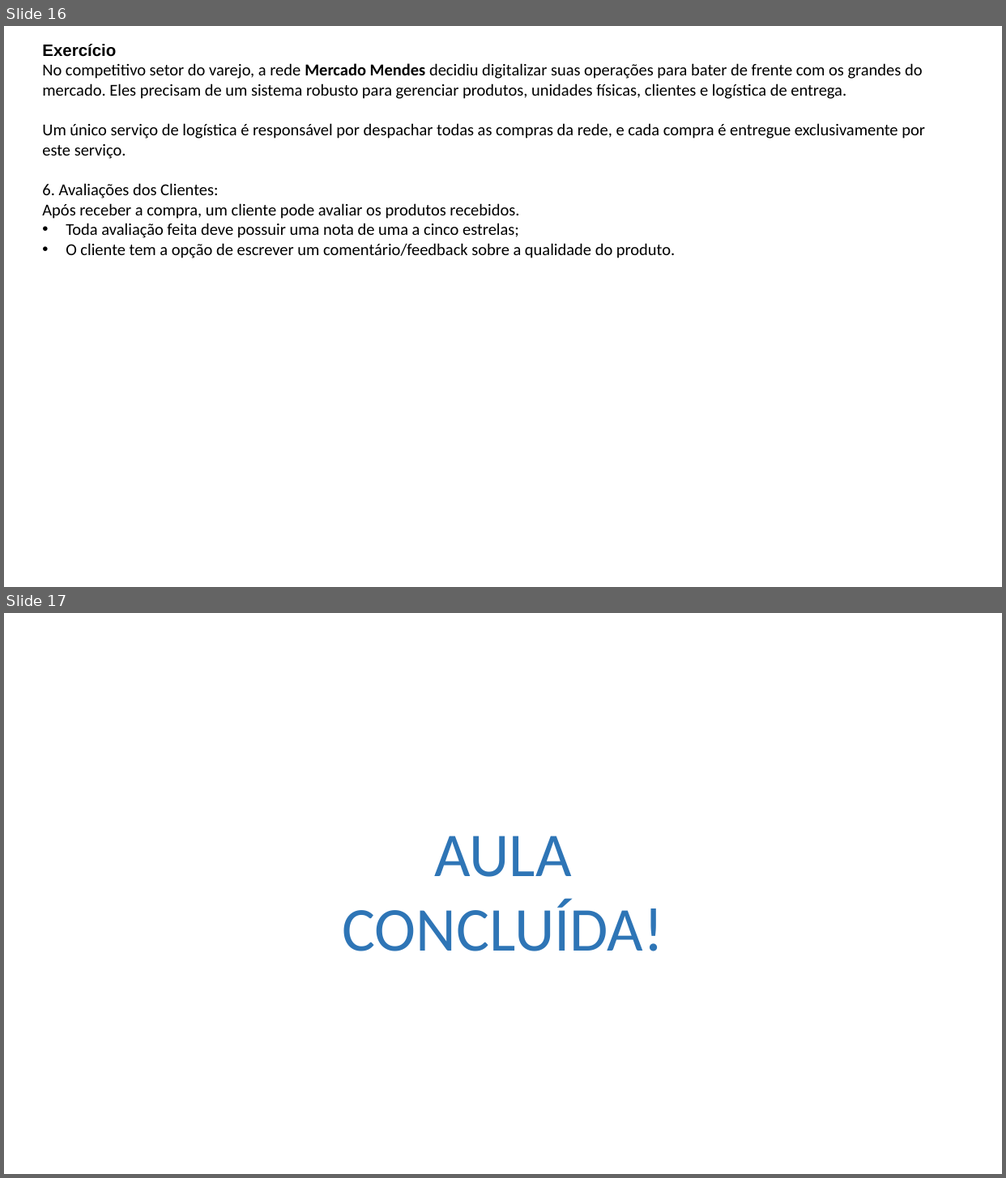
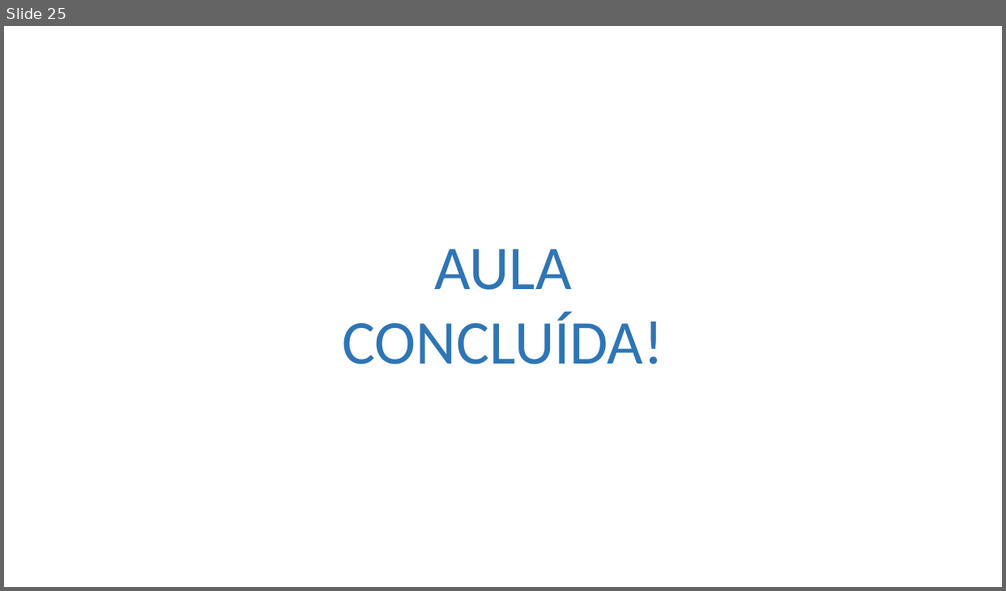
Before and after one commit to Felipe-Tagawa/C07-Monitoria, a slide deck: Aula 04/Models.pptx. Shown one above the other, each under a label of ours: slides 16 and 17 before the commit, slide 25 after it. The pictures are 1006x1178 and 1006x591 pixels, drawn with LibreOffice and Linux fonts; fonts in the diff are those of the drawing; background and template pictures are left out. Boxes give left, top, right and bottom in pixels: in the first picture for what was removed or moved away, otherwise in the second. Text is boxed around its words. In the diff, an @@ line names an element or a change of style, - is before the commit and + after.

Commit message:
feat: novos slides foram adicionados com novos exercícios

```diff
--- a/Aula 04/Models.pptx
+++ b/Aula 04/Models.pptx
@@ slide 16 removed at bbox=[4, 26, 1002, 587], background picture (left out) @@
@@ text removed at bbox=[42, 44, 925, 258] @@
-Exercício
-No competitivo setor do varejo, a rede Mercado Mendes decidiu digitalizar suas operações para bater de frente com os grandes do mercado. Eles precisam de um sistema robusto para gerenciar produtos, unidades físicas, clientes e logística de entrega.
-Um único serviço de logística é responsável por despachar todas as compras da rede, e cada compra é entregue exclusivamente por este serviço.
-6. Avaliações dos Clientes:
-Após receber a compra, um cliente pode avaliar os produtos recebidos.
-• Toda avaliação feita deve possuir uma nota de uma a cinco estrelas;
-• O cliente tem a opção de escrever um comentário/feedback sobre a qualidade do produto.
@@ what was slide 17 is now slide 25 @@
```
Also in this commit, not shown: 2 slides changed, 11 slides added, 2 other slides removed, 11 other files.
